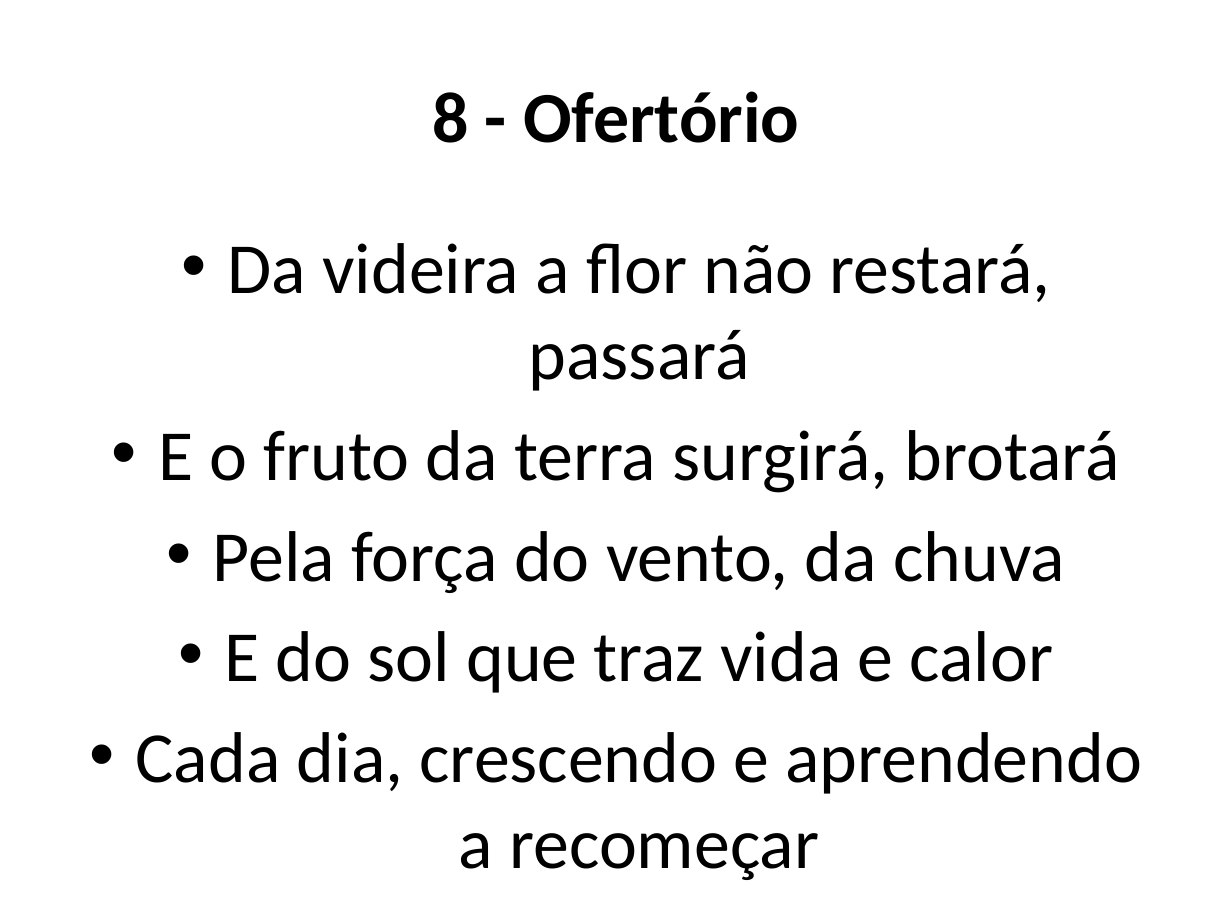
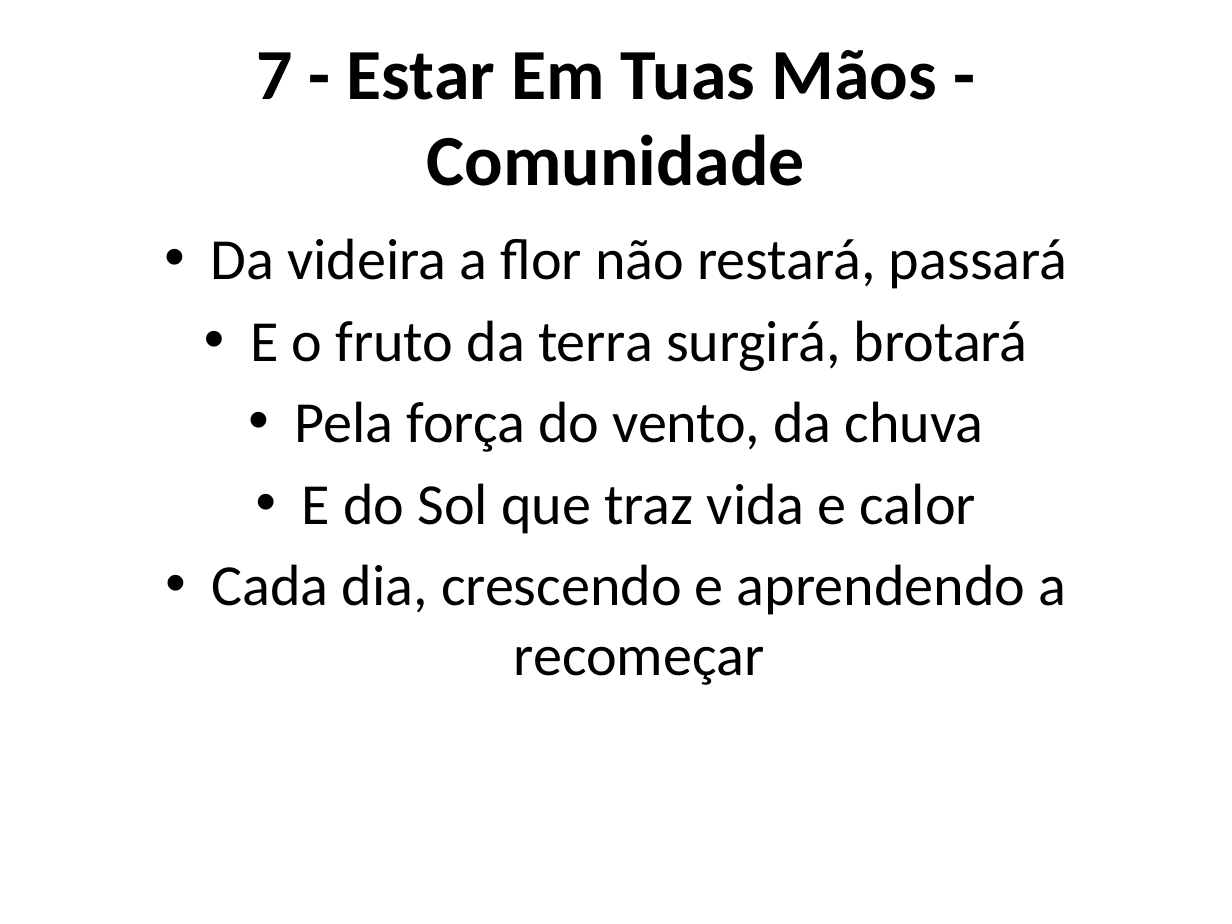
Before and after one commit to Natanielsr/slides-generator, a slide deck: slide 31 of slides.pptx (slide 32 before the commit). Drawn at 1232x924 pixels with LibreOffice and Linux fonts; fonts in the diff are those of the drawing. Boxes give left, top, right and bottom in pixels: in the first picture for what was removed or moved away, otherwise in the second. Text is boxed around its words. In the diff, an @@ line names an element or a change of style, - is before the commit and + after.

Commit message:
font size auto adjust and blank slide space

```diff
--- a/slides.pptx
+++ b/slides.pptx
@@ title at (256,50,936,186): text changed @@
-8 - Ofertório
+7 - Estar Em Tuas Mãos - Comunidade
@@ text at (211,238,1068,685): size 42 to 34 pt in "Da videira a flor não restará, passará", "E o fruto da terra surgirá, brotará", "Pela força do vento, da chuva", "Cada dia, crescendo e aprendendo a recomeçar"; less space between paragraphs @@
@@ text at (302,483,976,534): text changed; size 42 to 34 pt @@
-• E do sol que traz vida e calor
+• E do Sol que traz vida e calor
```
Also in this commit, not shown: 17 other slides changed, 36 slides added, 25 slides removed, 33 other files.
